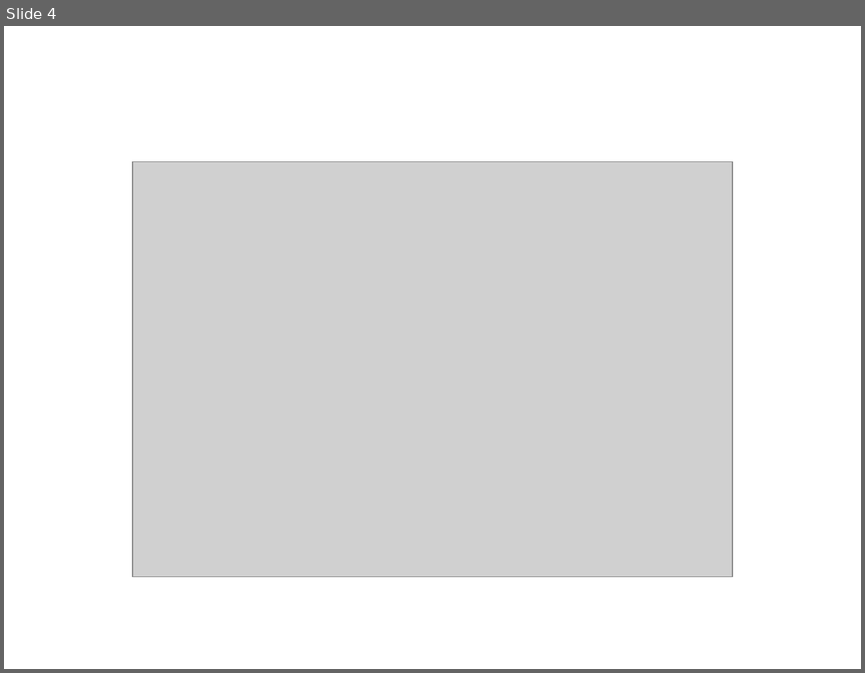
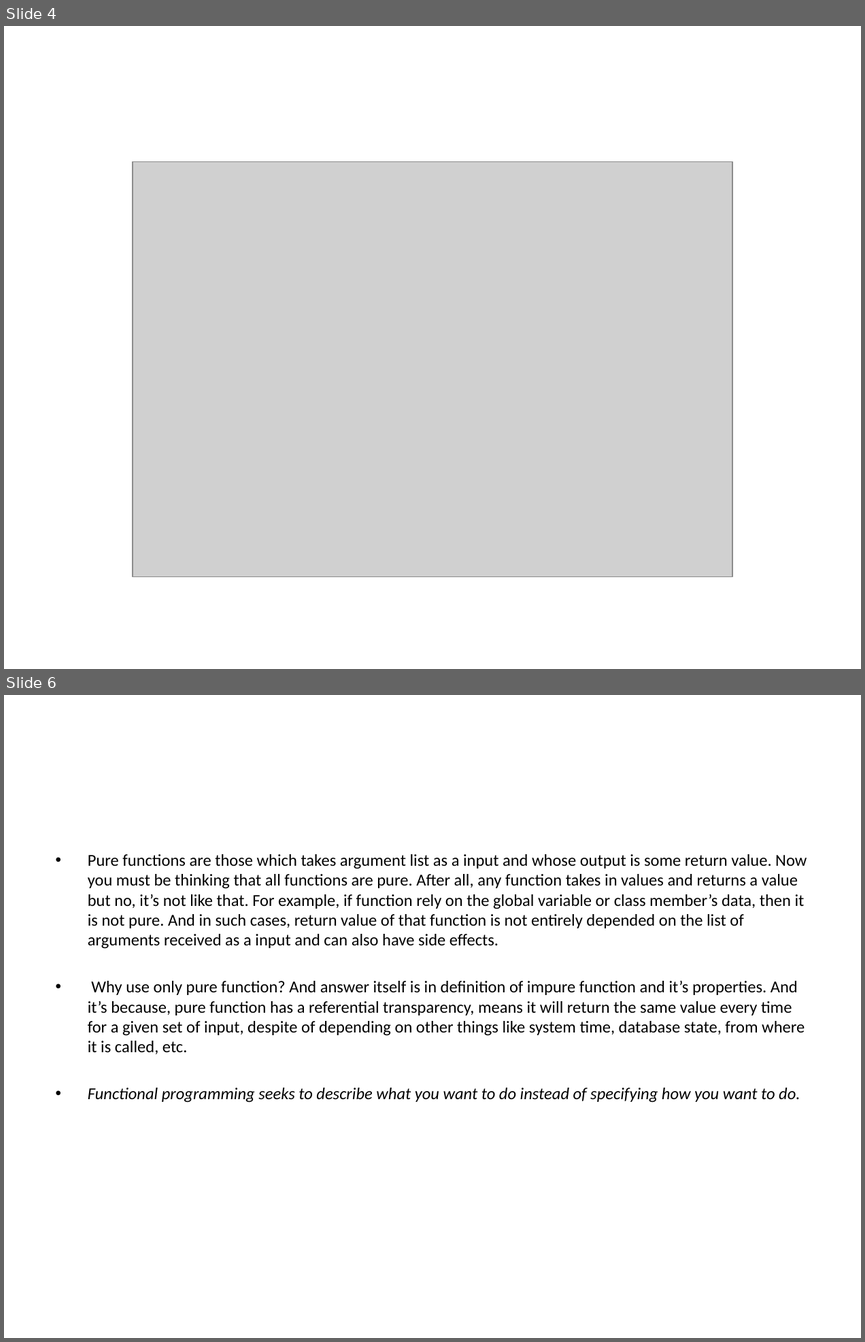
Before and after one commit to afs-shukla/ScalaTrg2019, a slide deck: New Microsoft PowerPoint Presentation.pptx. Shown one above the other, each under a label of ours: slide 4 before the commit, slides 4 and 6 after it; the slides between them are not shown. The pictures are 865x673 and 865x1342 pixels, drawn with LibreOffice and Linux fonts; fonts in the diff are those of the drawing; grey boxes stand for pictures. Boxes give left, top, right and bottom in pixels: in the first picture for what was removed or moved away, otherwise in the second. Text is boxed around its words. In the diff, an @@ line names an element or a change of style, - is before the commit and + after.

Commit message:
added ppt

```diff
--- a/New Microsoft PowerPoint Presentation.pptx
+++ b/New Microsoft PowerPoint Presentation.pptx
@@ slide 6 added at bbox=[4, 695, 861, 1338], background #FFFFFF @@
@@ text added at bbox=[88, 854, 806, 1102], 14 pt, text #000000 @@
+• Pure functions are those which takes argument list as a input and whose output is some return value. Now you must be thinking that all functions are pure. After all, any function takes in values and returns a value but no, it’s not like that. For example, if function rely on the global variable or class member’s data, then it is not pure. And in such cases, return value of that function is not entirely depended on the list of arguments received as a input and can also have side effects.
+• Why use only pure function? And answer itself is in definition of impure function and it’s properties. And it’s because, pure function has a referential transparency, means it will return the same value every time for a given set of input, despite of depending on other things like system time, database state, from where it is called, etc.
+• Functional programming seeks to describe what you want to do instead of specifying how you want to do.
```
Also in this commit, not shown: 2 other slides added, 1 other file.
